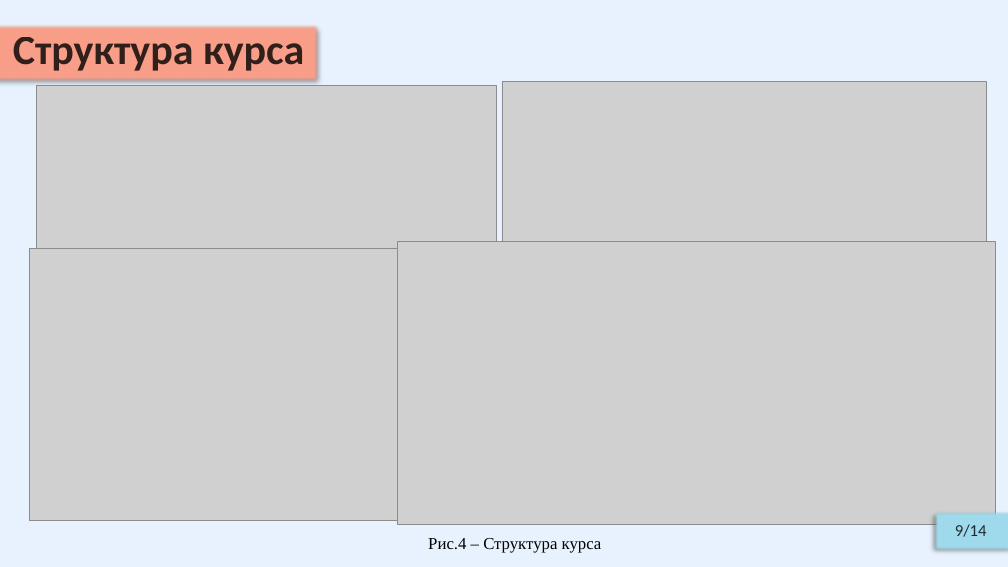
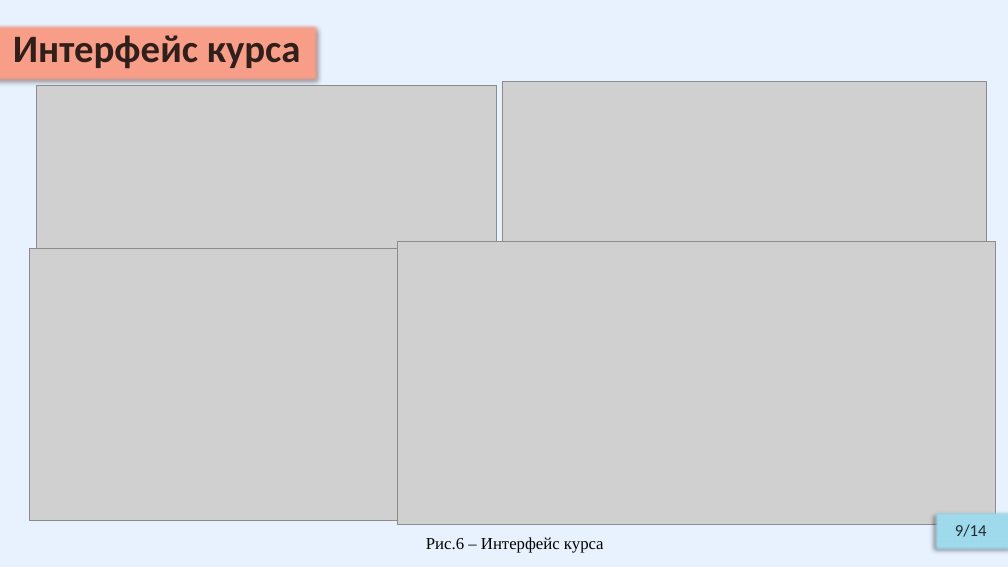
Before and after one commit to Relax-FM/Diploma, a slide deck: slide 9 of master/Diploma/presentation/OnyushevA_RK6-41M.pptx. Drawn at 1008x567 pixels with LibreOffice and Linux fonts; fonts in the diff are those of the drawing; grey boxes stand for pictures. Boxes give left, top, right and bottom in pixels: in the first picture for what was removed or moved away, otherwise in the second. Text is boxed around its words. In the diff, an @@ line names an element or a change of style, - is before the commit and + after.

```diff
--- a/master/Diploma/presentation/OnyushevA_RK6-41M.pptx
+++ b/master/Diploma/presentation/OnyushevA_RK6-41M.pptx
@@ subtitle at bbox=[13, 35, 301, 69]: text changed; size 40 to 37 pt @@
-Структура курса
+Интерфейс курса
@@ text at bbox=[426, 537, 604, 553]: text changed @@
-Рис.4 – Структура курса
+Рис.6 – Интерфейс курса
```
Also in this commit, not shown: 3 other slides changed, 8 other files.
